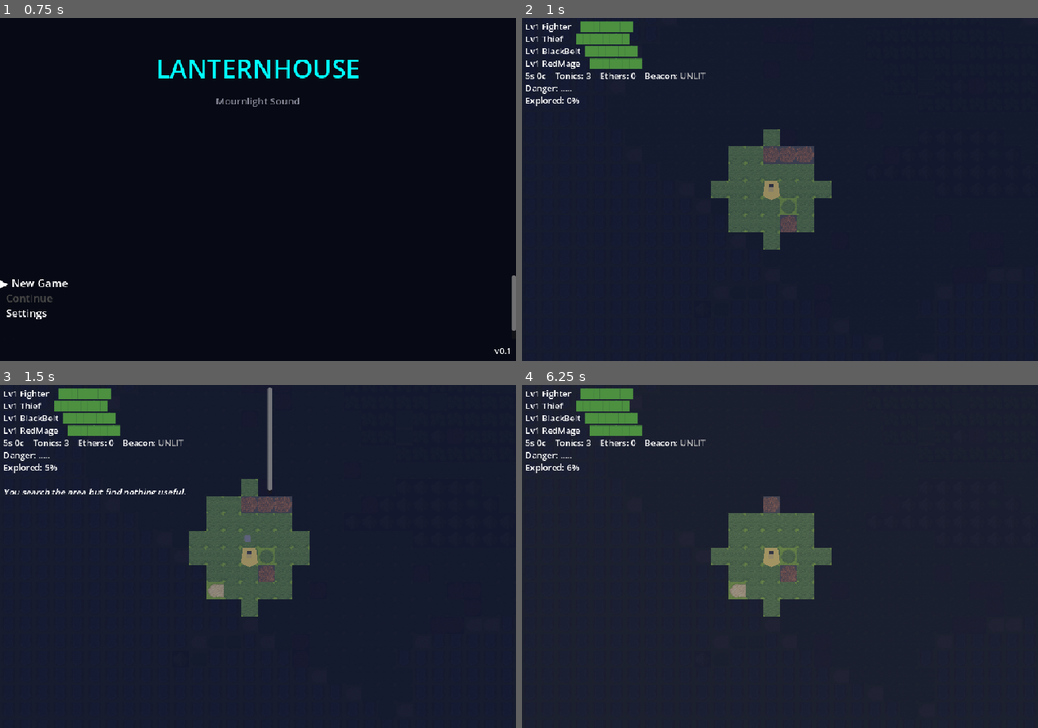
Above: before the commit, frames 1-4 (two rows, left to right).
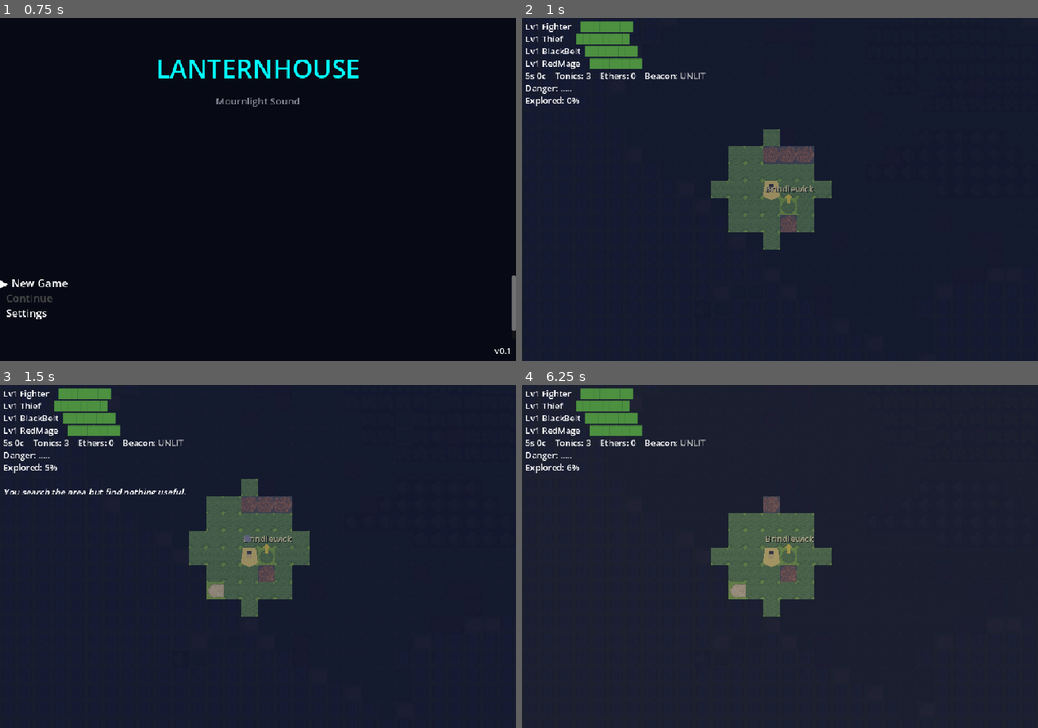
Above: after the commit, the same moments.

Repository: wink-/lanternhouse
Game: Godot game, scene res://scenes/title/title.tscn
Two runs of this game, one before a commit and one after it. Both use one fixed random seed, a clock stepped at 60 frames per second and the inputs below.
Inputs:
- Up to frame 1 (0.75 s): tap Enter at 0.5 s; hold D (move_right) from 0.53 s (still down); tap E (interact) at 0.6 s
- Up to frame 2 (1 s): keep holding D (move_right); tap Space at 0.77 s
- Up to frame 3 (1.5 s): tap Space at 1.25 s; release D (move_right) at 1.28 s; hold S (move_down) from 1.28 s (still down); tap 1 at 1.35 s
- Up to frame 4 (6.25 s): tap Space at 1.52, 2.75, 3.02, 3.77, 4.25, 4.52, 6.02 s; tap Enter at 2, 2.1, 3.5 s; release S (move_down) at 2.03 s; hold D (move_right) 2.03-2.78 s; hold W (move_up) 2.78-3.53 s; tap 2 at 2.85 s; hold A (move_left) 3.53-5.03 s; tap 3 at 3.6 s; tap Escape at 4.15 s; tap 4 at 4.35 s; hold S (move_down) 5.03-5.78 s; tap 5 at 5.1 s; hold D (move_right) from 5.78 s (still down); tap Tab at 5.85 s

Frame 1 is identical in both runs. In frame 2, 0.1% of the frame differs, in the area x 47-57%, y 48-55%; in frame 3, 0.4%, in the area x 47-57%, y 0-50%; in frame 4, 0.1%.

Commit message:
Fix overworld HUD scrollbar and town marker

Diff:
--- a/scenes/overworld/overworld.tscn
+++ b/scenes/overworld/overworld.tscn
@@ -18,6 +18,9 @@
 
 [node name="TileLayer" type="TileMapLayer" parent="."]
 
+[node name="LocationMarkers" type="Node2D" parent="."]
+z_index = 20
+
 [node name="PlayerSprite" type="Node2D" parent="."]
 
 [node name="Body" type="Polygon2D" parent="PlayerSprite"]
@@ -33,6 +36,7 @@
 
 [node name="HUD" type="RichTextLabel" parent="UILayer"]
 bbcode_enabled = true
+scroll_active = false
 position = Vector2(6, 4)
 size = Vector2(500, 200)
 
--- a/scripts/overworld.gd
+++ b/scripts/overworld.gd
@@ -192,6 +192,7 @@
 
 # ── Nodes ──────────────────────────────────────────────────────────────────
 @onready var tilemap: TileMapLayer = $TileLayer
+@onready var location_markers: Node2D = $LocationMarkers
 @onready var camera: Camera2D = $Camera2D
 @onready var player_sprite: Node2D = $PlayerSprite
 @onready var player_body: Polygon2D = $PlayerSprite/Body
@@ -240,6 +241,7 @@
 	_warn_bad_map_rows()
 	_build_tileset()
 	_draw_map()
+	_draw_location_markers()
 	_init_overlays()
 	_init_particles()
 	_configure_camera_limits()
@@ -314,6 +316,43 @@
 			tilemap.set_cell(Vector2i(x, y), 0, atlas_coord)
 			tile_count += 1
 	print("Map drawn: ", tile_count, " tiles")
+
+func _draw_location_markers() -> void:
+	if not location_markers:
+		return
+	for child in location_markers.get_children():
+		child.queue_free()
+	_add_location_marker(Vector2i(15, 20), "Brindlewick")
+
+func _add_location_marker(grid: Vector2i, label_text: String) -> void:
+	var marker := Node2D.new()
+	marker.position = Vector2(grid * TILE_SIZE) + Vector2(TILE_SIZE / 2, 2)
+
+	var pin := Polygon2D.new()
+	pin.color = Color(1.0, 0.86, 0.24, 0.9)
+	pin.polygon = PackedVector2Array([
+		Vector2(0, -10),
+		Vector2(8, -2),
+		Vector2(3, -2),
+		Vector2(3, 8),
+		Vector2(-3, 8),
+		Vector2(-3, -2),
+		Vector2(-8, -2)
+	])
+	marker.add_child(pin)
+
+	var label := Label.new()
+	label.text = label_text
+	label.position = Vector2(-44, -31)
+	label.size = Vector2(88, 20)
+	label.horizontal_alignment = HORIZONTAL_ALIGNMENT_CENTER
+	label.add_theme_color_override("font_color", Color(1.0, 0.95, 0.62, 1.0))
+	label.add_theme_color_override("font_shadow_color", Color(0, 0, 0, 0.85))
+	label.add_theme_constant_override("shadow_offset_x", 1)
+	label.add_theme_constant_override("shadow_offset_y", 1)
+	marker.add_child(label)
+
+	location_markers.add_child(marker)
 
 func _fallback_draw() -> void:
 	"""Draw colored rectangles if tileset failed to load."""
